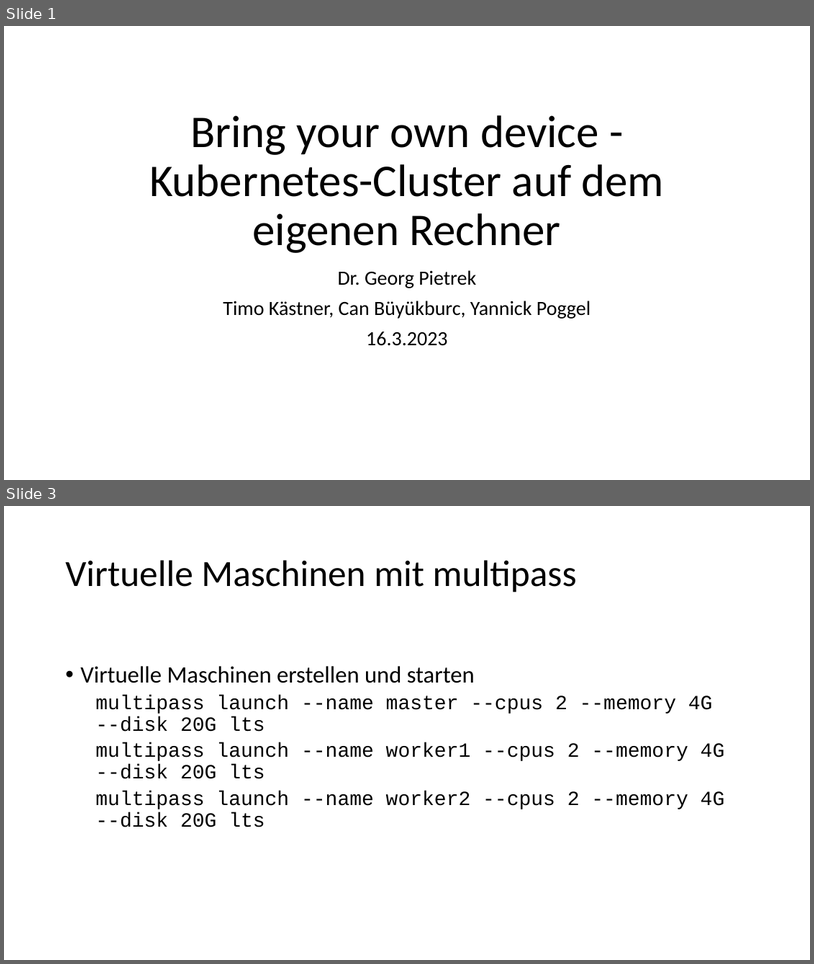
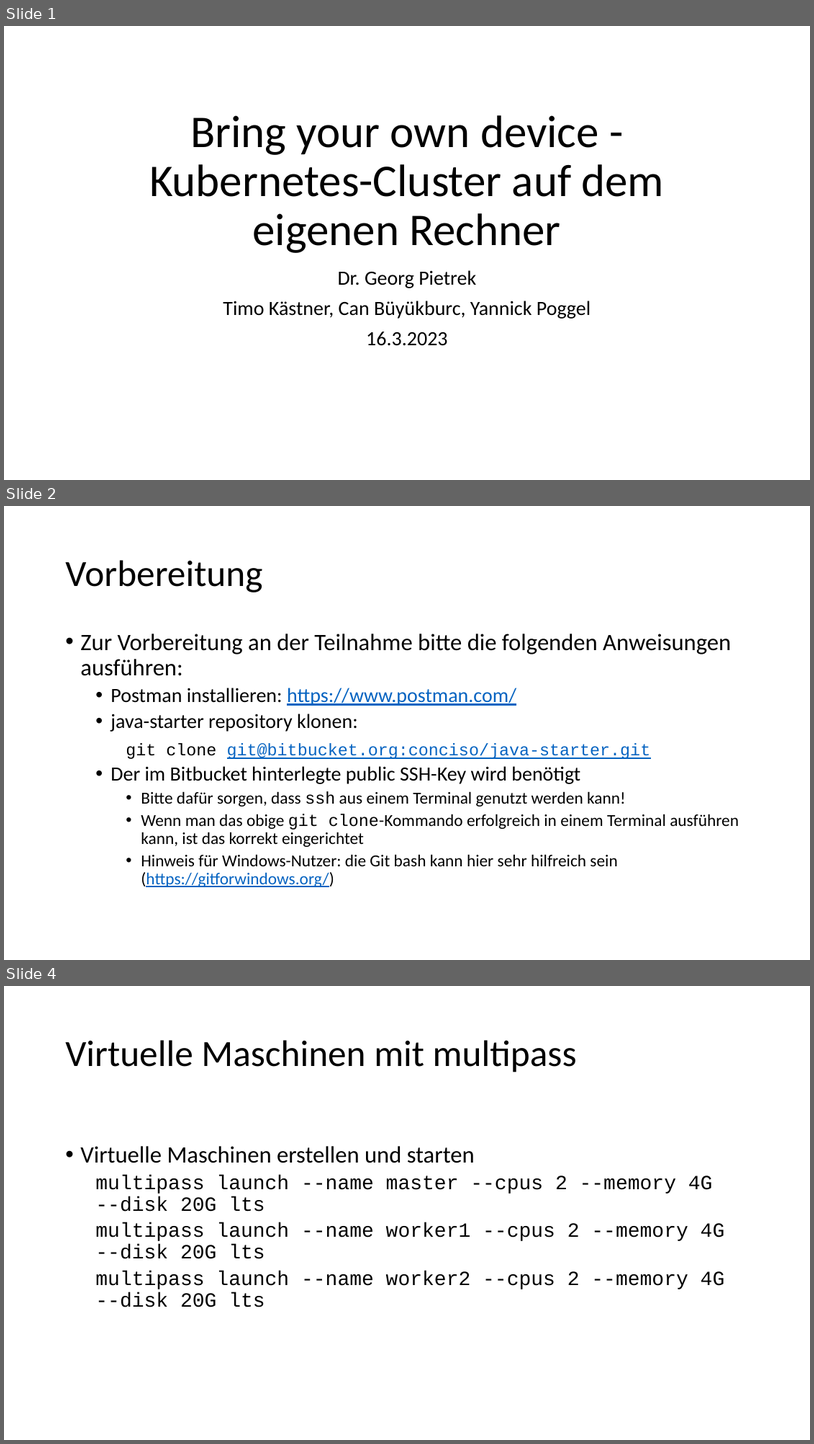
Before and after one commit to igeldo/PR4-SoSe23, a slide deck: sample/kubernetes/Bring your own device - Vorbereitung.pptx. Shown one above the other, each under a label of ours: slides 1 and 3 before the commit, slides 1, 2 and 4 after it; the slides between them are not shown. The pictures are 814x964 and 814x1444 pixels, drawn with LibreOffice and Linux fonts; fonts in the diff are those of the drawing. Boxes give left, top, right and bottom in pixels: in the first picture for what was removed or moved away, otherwise in the second. Text is boxed around its words. In the diff, an @@ line names an element or a change of style, - is before the commit and + after.

```diff
--- a/sample/kubernetes/Bring your own device - Vorbereitung.pptx
+++ b/sample/kubernetes/Bring your own device - Vorbereitung.pptx
@@ slide 2 added at [4, 506, 810, 960], background #FFFFFF @@
@@ title added at [65, 560, 262, 592], 44 pt, text #000000 @@
+Vorbereitung
@@ text added at [80, 633, 739, 887], 20 pt, text #000000 @@
+• Zur Vorbereitung an der Teilnahme bitte die folgenden Anweisungen ausführen:
+  • Postman installieren: https://www.postman.com/
+  • java-starter repository klonen:
+git clone git@bitbucket.org:conciso/java-starter.git
+  • Der im Bitbucket hinterlegte public SSH-Key wird benötigt
+    • Bitte dafür sorgen, dass ssh aus einem Terminal genutzt werden kann!
+    • Wenn man das obige git clone-Kommando erfolgreich in einem Terminal ausführen kann, ist das korrekt eingerichtet
+    • Hinweis für Windows-Nutzer: die Git bash kann hier sehr hilfreich sein (https://gitforwindows.org/)
@@ what was slide 3 is now slide 4 @@
```
Also in this commit, not shown: 1 slide changed.
